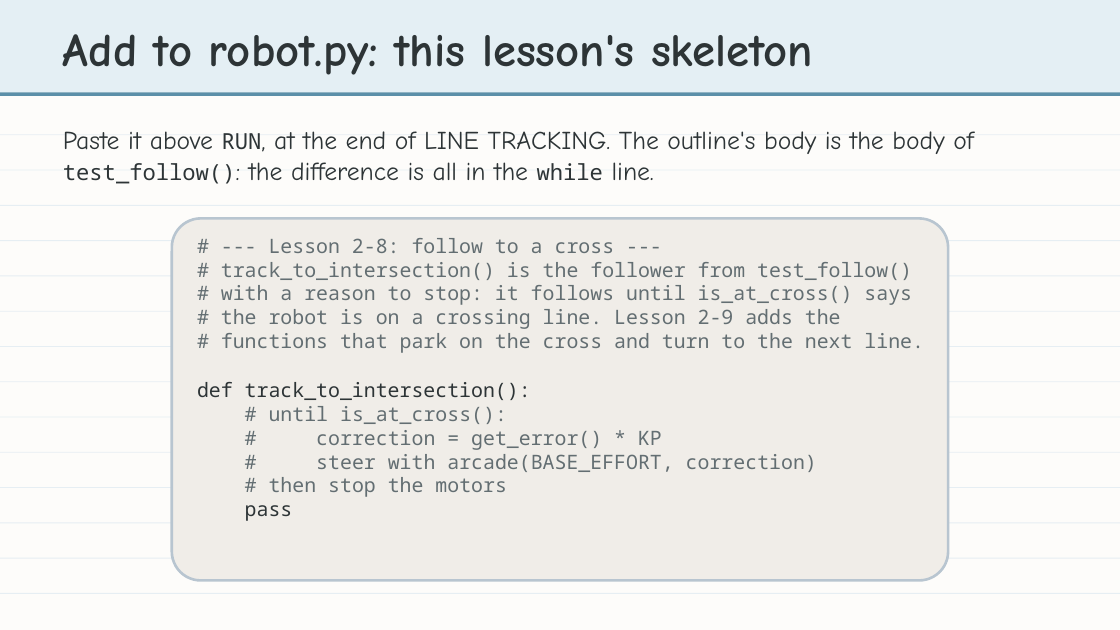
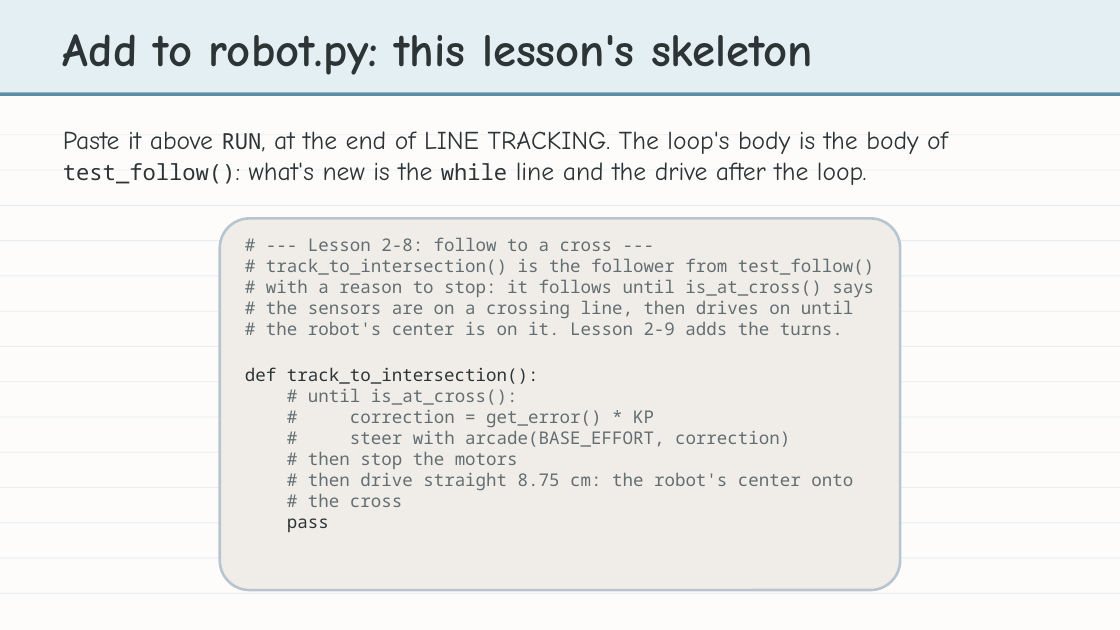
Before and after one commit to bradamiller/LearningPython, a slide deck: slide 3 of static/slides/module-02-line-tracking/module-2-lesson-08-detecting-intersections.pptx. Drawn at 1120x630 pixels with LibreOffice and Linux fonts; fonts in the diff are those of the drawing. Boxes give left, top, right and bottom in pixels: in the first picture for what was removed or moved away, otherwise in the second. Text is boxed around its words. In the diff, an @@ line names an element or a change of style, - is before the commit and + after.

```diff
--- a/static/slides/module-02-line-tracking/module-2-lesson-08-detecting-intersections.pptx
+++ b/static/slides/module-02-line-tracking/module-2-lesson-08-detecting-intersections.pptx
@@ text at box(63, 131, 948, 185): text changed @@
-Paste it above RUN, at the end of LINE TRACKING. The outline's body is the body of test_follow(): the difference is all in the while line.
+Paste it above RUN, at the end of LINE TRACKING. The loop's body is the body of test_follow(): what's new is the while line and the drive after the loop.
@@ rounded rectangle: place and size @@
-rounded rectangle at box(172, 218, 949, 581)
+rounded rectangle at box(220, 218, 901, 590)
@@ text "# --- Lesson 2-8: follow ...": place and size @@
-text "# --- Lesson 2-8: follow ..." at box(197, 238, 924, 521)
+text "# --- Lesson 2-8: follow ..." at box(245, 237, 874, 532)
@@ text at box(245, 237, 874, 532): size 17 to 15 pt in "# --- Lesson 2-8: follow to a ...", "# track_to_intersection() is the follower from test_follow()", "# with a reason to stop: it ...", "def track_to_intersection():" and 5 more places @@
@@ text at box(266, 300, 853, 335): text changed; size 17 to 15 pt @@
-# the robot is on a crossing line. Lesson 2-9 adds the
-# functions that park on the cross and turn to the next line.
+# the sensors are on a crossing line, then drives on until
+# the robot's center is on it. Lesson 2-9 adds the turns.
@@ text at box(308, 472, 853, 507): paragraphs added @@
+# then drive straight 8.75 cm: the robot's center onto
+# the cross
```
Also in this commit, not shown: 7 other slides changed, 6 slides added, 13 other files.
